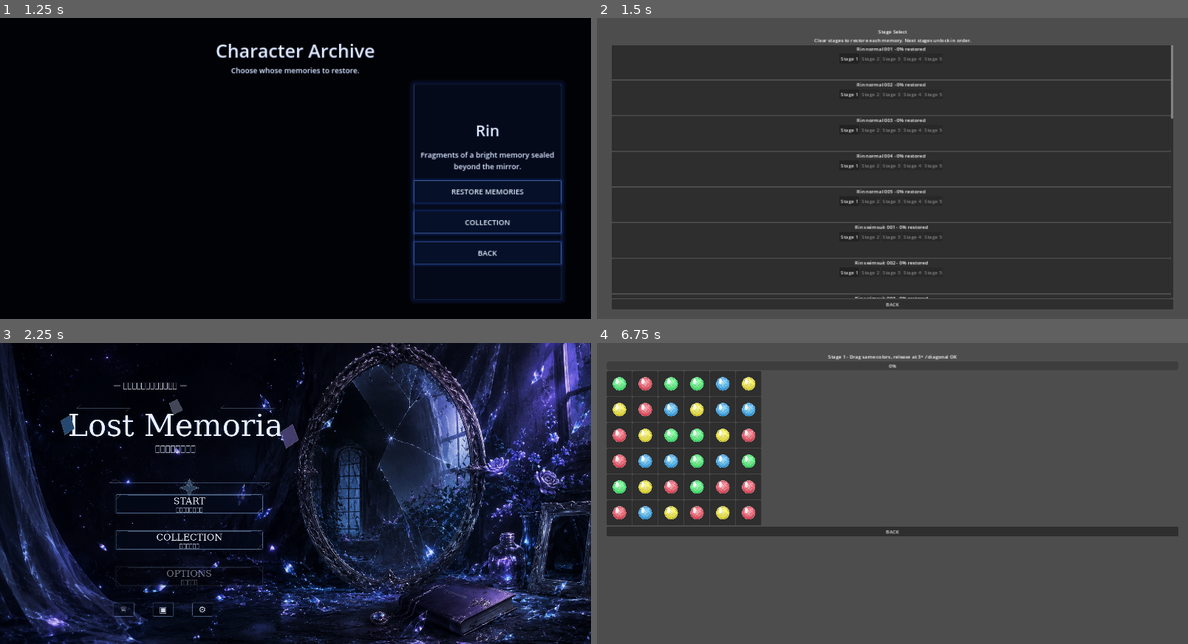
Above: before the commit, frames 1-4 (two rows, left to right).
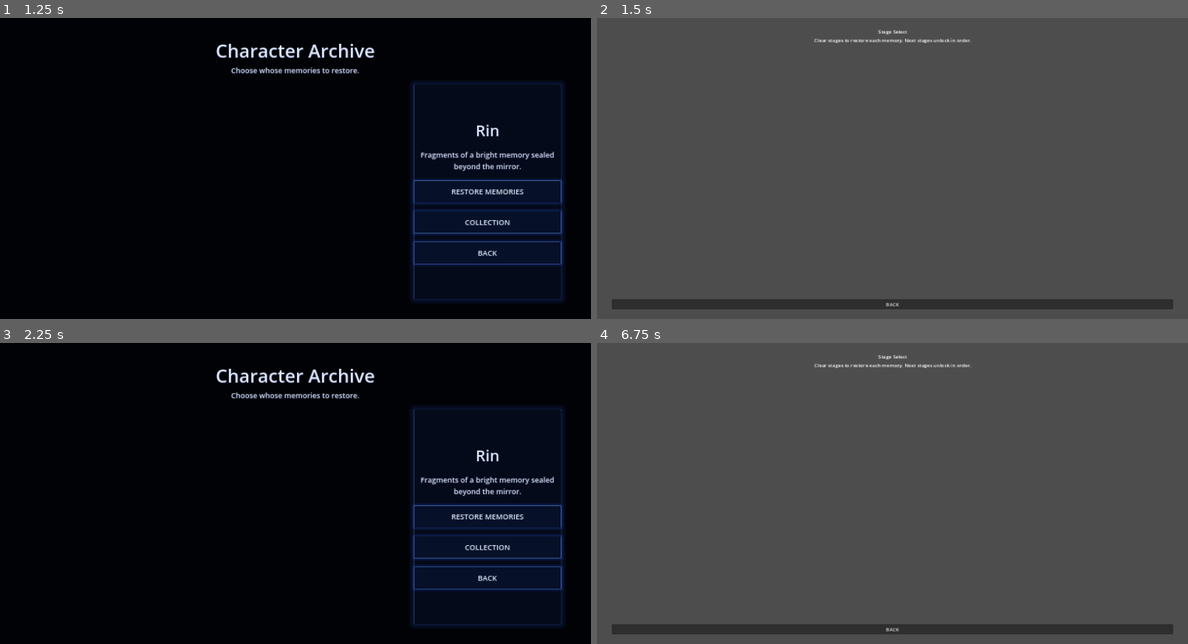
Above: after the commit, the same moments.

Repository: uzupiyo/Lost-Memoria
Game: Godot game, scene res://scenes/title/title.tscn
Same seed, same stepped clock (60 frames per second), same inputs: the game is played once before the commit and once after it.
Inputs (mouse positions are in pixels of both pictures, inside the frame that each line leads up to):
- Up to frame 1 (1.25 s): click (189, 177) at 0.5 s
- Up to frame 2 (1.5 s): click "RESTORE MEMORIES" at 1.25 s
- Up to frame 3 (2.25 s): click "BACK" at 2 s
- Up to frame 4 (6.75 s): click (1087, 577) at 2.75 s, where only the run after the commit has a clickable "BACK"; click (786, 502) at 3.5 s; click "BACK" at 4.25 s; click (786, 538) at 5 s; click "STAGE SELECT" at 5.75 s; click (851, 382) at 6.5 s, where only the run before the commit has a clickable "Stage 1"

Frame 1 is identical in both runs. In frame 2, 75% of the frame differs, in the area x 2-98%, y 9-94%; in frame 3, 48%; in frame 4, 19%.
Error in both runs: Invalid access to property or key 'theme_override_font_sizes' on a base object of type 'Label'. (res://scripts/character_select.gd:59)

Commit message:
Filter stage select by selected character

Diff:
--- a/scripts/stage_select.gd
+++ b/scripts/stage_select.gd
@@ -1,8 +1,12 @@
 extends Control
 
 @onready var still_list: VBoxContainer = %StillList
+@onready var title_label: Label = %TitleLabel
+@onready var hint_label: Label = %HintLabel
 
 func _ready() -> void:
+	title_label.text = "%s Stage Select" % GameState.selected_character_id
+	hint_label.text = "Clear stages to restore %s's memories. Next stages unlock in order." % GameState.selected_character_id
 	_build_stage_list()
 
 func _build_stage_list() -> void:
@@ -12,7 +16,7 @@
 		child.queue_free()
 		child_index -= 1
 
-	var still_ids: Array = GameState.get_all_still_ids()
+	var still_ids: Array = GameState.get_still_ids_for_character(GameState.selected_character_id)
 	var still_index: int = 0
 	while still_index < still_ids.size():
 		var still_id: String = str(still_ids[still_index])
@@ -53,4 +57,4 @@
 	get_tree().change_scene_to_file("res://scenes/puzzle/puzzle.tscn")
 
 func _on_back_pressed() -> void:
-	get_tree().change_scene_to_file("res://scenes/title/title.tscn")
+	get_tree().change_scene_to_file("res://scenes/character_select/character_select.tscn")
